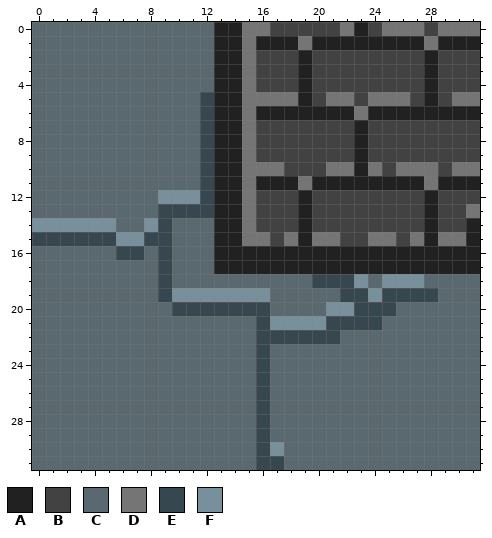
File history of a pixel-art sprite, Silentium/Assets/Visuals/Tiles/Street_pavconnect_corner_rt(good).png. Above, as it was before the edit.
The file is 32x32 pixels.
Palette (. is transparent): A #212121  B #424242  C #5a686f  D #757575  E #37474f  F #78909c
Pixels before, first column x 0:
 0 CCCCCCCCCCCCCAADDBBBBBDABDDDBDDD
 1 CCCCCCCCCCCCCAADAAADAAAAAAAADAAA
 2 CCCCCCCCCCCCCAADBBBABBBBBBBBABBB
 3 CCCCCCCCCCCCCAADBBBABBBBBBBBABBB
 4 CCCCCCCCCCCCCAADBBBABBBBBBBBABBB
 5 CCCCCCCCCCCCEAADDDDABDDBDDDBABDD
 6 CCCCCCCCCCCCEAADAAAAAAADAAAAAAAA
 7 CCCCCCCCCCCCEAADBBBBBBBABBBBBBBB
 8 CCCCCCCCCCCCEAADBBBBBBBABBBBBBBB
 9 CCCCCCCCCCCCEAADBBBBBBBABBBBBBBB
10 CCCCCCCCCCCCEAADDDBBBDDADBDDDBDD
11 CCCCCCCCCCCCEAADAAADAAAAAAAADAAA
12 CCCCCCCCCFFFEAADBBBABBBBBBBBABBB
13 CCCCCCCCCEEEEAADBBBABBBBBBBBABBD
14 FFFFFFCCFECCCAADBBBABBBBBBBBABBA
15 EEEEEEFFEECCCAADDBDADDBBDDBDADDA
16 CCCCCCEECECCCAAAAAAAAAAAAAAAAAAA
17 CCCCCCCCCECCCAAAAAAAAAAAAAAAAAAA
18 CCCCCCCCCECCCCCCCCCCEEEFCFFFCCCC
19 CCCCCCCCCEFFFFFFFCCCCCEEFEEEECCC
20 CCCCCCCCCCEEEEEEECCCCFFEEECCCCCC
21 CCCCCCCCCCCCCCCCEFFFFEEEECCCCCCC
22 CCCCCCCCCCCCCCCCEEEEEECCCCCCCCCC
23 CCCCCCCCCCCCCCCCECCCCCCCCCCCCCCC
24 CCCCCCCCCCCCCCCCECCCCCCCCCCCCCCC
25 CCCCCCCCCCCCCCCCECCCCCCCCCCCCCCC
26 CCCCCCCCCCCCCCCCECCCCCCCCCCCCCCC
27 CCCCCCCCCCCCCCCCECCCCCCCCCCCCCCC
28 CCCCCCCCCCCCCCCCECCCCCCCCCCCCCCC
29 CCCCCCCCCCCCCCCCECCCCCCCCCCCCCCC
30 CCCCCCCCCCCCCCCCEFCCCCCCCCCCCCCC
31 CCCCCCCCCCCCCCCCEECCCCCCCCCCCCCC
Now the later version:
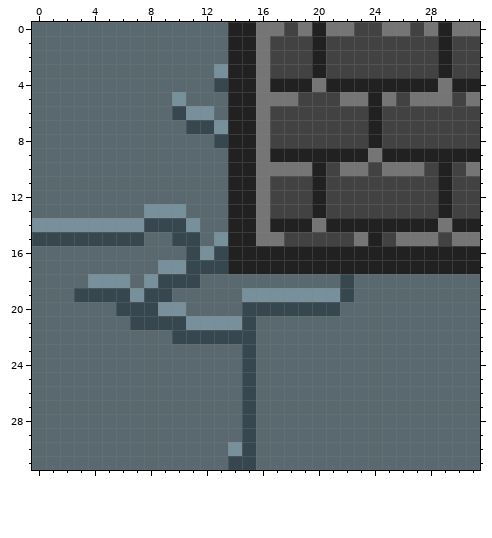
The edit:
y 0: x 13 A -> C; x 15 D -> A; x 17 B -> D; x 19..21 BBB -> DAD; x 23 A -> B; x 27..29 DBD -> BDA
y 1: x 13 A -> C; x 15..19 DAAAD -> ADBBB; x 21..28 AAAAAAAD -> BBBBBBBB; x 30..31 AA -> BB
y 2: x 13 A -> C; x 15..16 DB -> AD; x 19..20 AB -> BA; x 28..29 AB -> BA
y 3: x 13 A -> F; x 15..16 DB -> AD; x 19..20 AB -> BA; x 28..29 AB -> BA
y 4: x 13 A -> E; x 15..18 DBBB -> ADAA; x 20..27 BBBBBBBB -> DAAAAAAA; x 29..31 BBB -> DAA
y 5: x 10 C -> F; x 12..13 EA -> CC; x 15 D -> A; x 19 A -> B; x 21 D -> B; x 23..24 BD -> DA; x 26..30 DBABD -> BDDDB
y 6: x 10..13 CCEA -> EFFC; x 15..23 DAAAAAAAD -> ADBBBBBBB; x 25..31 AAAAAAA -> BBBBBBB
y 7: x 11 C -> E; x 13 A -> F; x 15..16 DB -> AD; x 23..24 AB -> BA
y 8: x 12..13 EA -> CE; x 15..16 DB -> AD; x 23..24 AB -> BA
y 9: x 12..13 EA -> CC; x 15..22 DBBBBBBB -> ADAAAAAA; x 24..31 BBBBBBBB -> DAAAAAAA
y 10: x 12..13 EA -> CC; x 15 D -> A; x 18..21 BBBD -> DDAB; x 23..25 ADB -> DBD; x 28..30 DBD -> BAB
y 11: x 12..13 EA -> CC; x 15..19 DAAAD -> ADBBB; x 21..28 AAAAAAAD -> BBBBBBBB; x 30..31 AA -> BB
y 12: x 9..13 FFFEA -> CCCCC; x 15..16 DB -> AD; x 19..20 AB -> BA; x 28..29 AB -> BA
y 13: x 8..13 CEEEEA -> FFFCCC; x 15..16 DB -> AD; x 19..20 AB -> BA; x 28..29 AB -> BA; x 31 D -> B
y 14: x 6..8 CCF -> FFE; x 10..11 CC -> EF; x 13 A -> C; x 15..18 DBBB -> ADAA; x 20..27 BBBBBBBB -> DAAAAAAA; x 29..30 BB -> DA
y 15: x 6..11 FFEECC -> EECCEE; x 13 A -> F; x 15 D -> A; x 17..21 BDADD -> DBBBB; x 23..26 BDDB -> DABD; x 28..29 AD -> DB; x 31 A -> D
y 16: x 6..7 EE -> CC; x 9 E -> C; x 11..13 CCA -> EFE
y 17: x 9..13 ECCCA -> FFEEE
y 18: x 4..6 CCC -> FFF; x 8 C -> F; x 10..11 CC -> EE; x 20..21 EE -> CC; x 23 F -> C; x 25..27 FFF -> CCC
y 19: x 3..8 CCCCCC -> EEEEFE; x 10..14 FFFFF -> CCCCC; x 17..21 CCCCC -> FFFFF; x 23..28 EFEEEE -> CCCCCC
y 20: x 6..14 CCCCEEEEE -> EEEFFCCCC; x 17..25 CCCCFFEEE -> EEEEECCCC
y 21: x 7..24 CCCCCCCCCEFFFFEEEE -> EEEEFFFFECCCCCCCCC
y 22: x 10..21 CCCCCCEEEEEE -> EEEEEECCCCCC
y 23..29: x 15..16 CE -> EC
y 30: x 14..17 CCEF -> FECC
y 31: x 14..17 CCEE -> EECC
